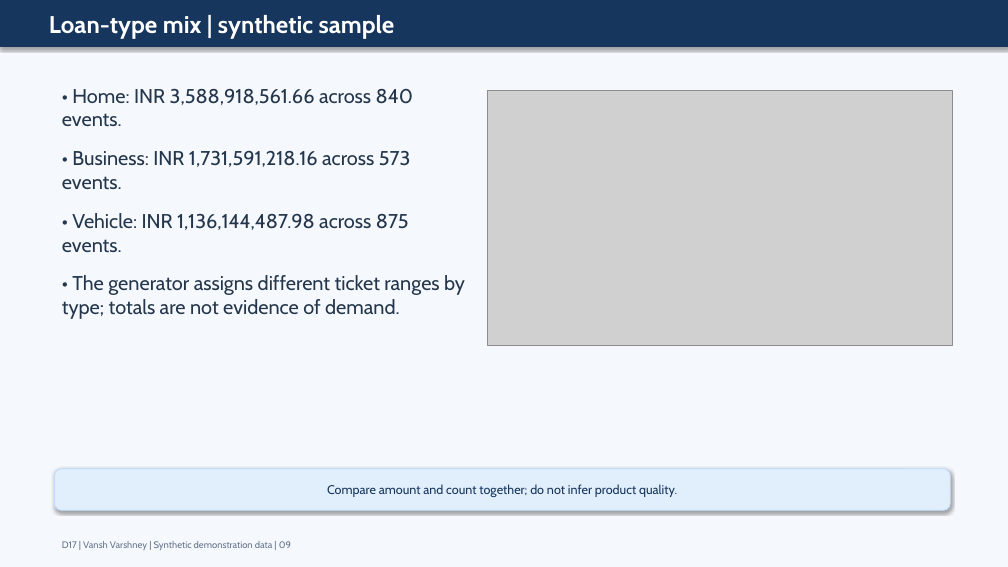
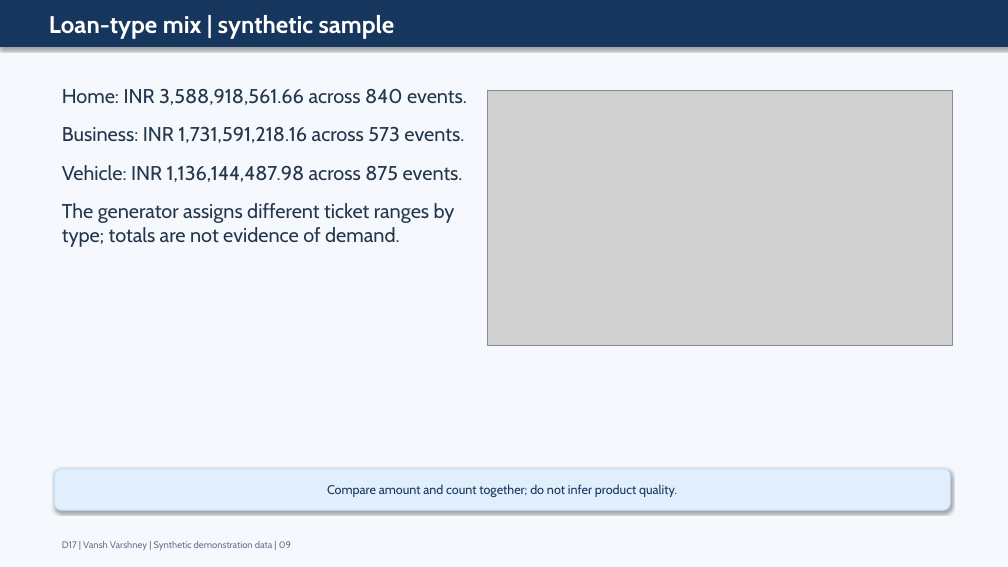
Before and after one commit to vanshvarshney59-alt/Loan-dtrendisbursement-Analysis, a slide deck: slide 9 of deliverables/18_ABES_Slide_Deck.pptx. Drawn at 1008x567 pixels with LibreOffice and Linux fonts; fonts in the diff are those of the drawing; grey boxes stand for pictures. Boxes give left, top, right and bottom in pixels: in the first picture for what was removed or moved away, otherwise in the second. Text is boxed around its words. In the diff, an @@ line names an element or a change of style, - is before the commit and + after.

```diff
--- a/deliverables/18_ABES_Slide_Deck.pptx
+++ b/deliverables/18_ABES_Slide_Deck.pptx
@@ text at box(62, 88, 467, 247): text changed @@
-• Home: INR 3,588,918,561.66 across 840 events.
-• Business: INR 1,731,591,218.16 across 573 events.
-• Vehicle: INR 1,136,144,487.98 across 875 events.
-• The generator assigns different ticket ranges by type; totals are not evidence of demand.
+Home: INR 3,588,918,561.66 across 840 events.
+Business: INR 1,731,591,218.16 across 573 events.
+Vehicle: INR 1,136,144,487.98 across 875 events.
+The generator assigns different ticket ranges by type; totals are not evidence of demand.
```
Also in this commit, not shown: 11 other slides changed, 33 other files.
